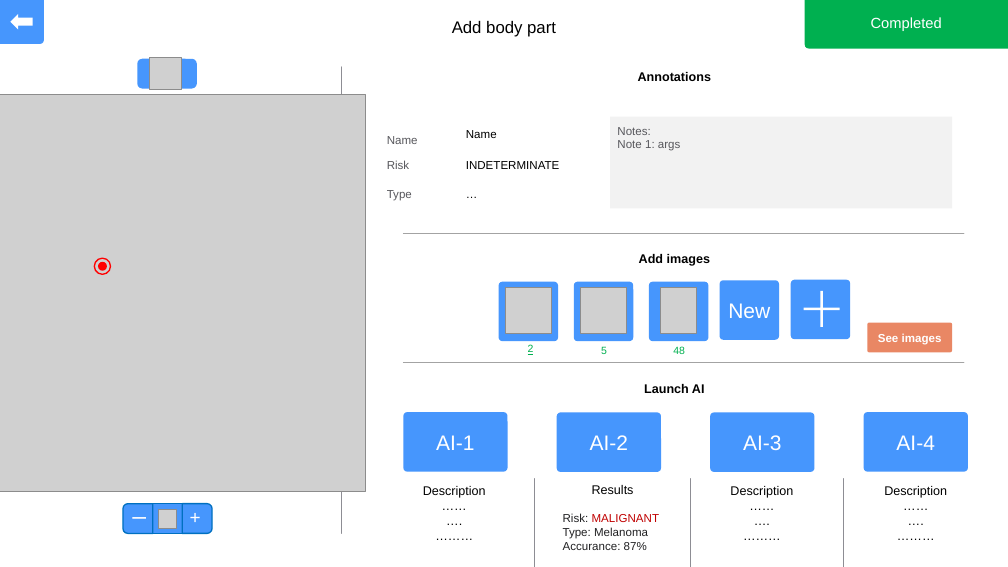
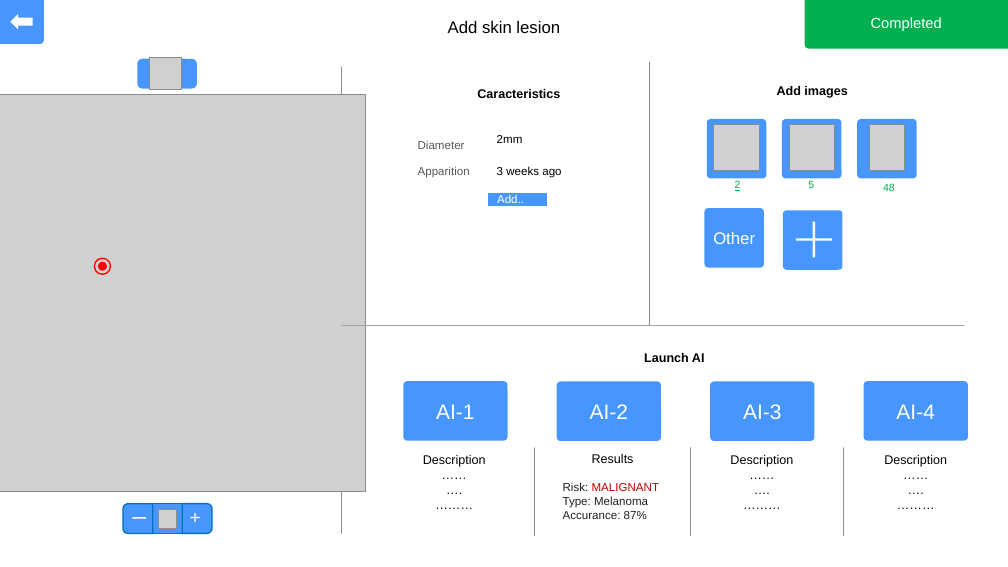
Before and after one commit to AgustinCartaya/SkinApplication, a slide deck: slide 10 of app model/Skin app.pptx. Drawn at 1008x567 pixels with LibreOffice and Linux fonts; fonts in the diff are those of the drawing; grey boxes stand for pictures; background and template pictures are left out. Boxes give left, top, right and bottom in pixels: in the first picture for what was removed or moved away, otherwise in the second. Text is boxed around its words. In the diff, an @@ line names an element or a change of style, - is before the commit and + after.

```diff
--- a/app model/Skin app.pptx
+++ b/app model/Skin app.pptx
@@ text at (448, 21, 560, 33): text changed @@
-Add body part
+Add skin lesion
@@ text at (477, 89, 560, 98): text changed @@
-Annotations
+Caracteristics
@@ line added from (650, 62) to (650, 326), #8D8D94 0.75 pt @@
@@ text "Add images": place and size @@
-text "Add images" at (639, 254, 710, 266)
+text "Add images" at (777, 86, 847, 98)
@@ rectangle removed at (610, 116, 952, 208) @@
-Notes:
-Note 1: args
@@ 3 rounded rectangles, 1 text: place and size @@
-3 rounded rectangles, 1 text at (499, 282, 709, 354)
+3 rounded rectangles, 1 text at (707, 119, 917, 188)
@@ table at (410, 122, 628, 214) @@
-row 1, column 1: Name
+row 1, column 1: Diameter
-row 1, column 2: Name
+row 1, column 2: 2mm
-row 2, column 1: Risk
+row 2, column 1: Apparition
-row 2, column 2: INDETERMINATE
+row 2, column 2: 3 weeks ago
-row 3, column 1: Type
+row 3, column 1: Add..
-row 3, column 2: …
+row 3, column 2: 
@@ table: place and size @@
-table at (380, 116, 598, 209)
+table at (410, 122, 628, 214)
@@ text "2": place and size @@
-text "2" at (528, 344, 534, 355)
+text "2" at (735, 180, 741, 191)
@@ 3 pictures, 1 text: place and size @@
-3 pictures, 1 text at (506, 287, 696, 354)
+3 pictures, 1 text at (714, 125, 905, 191)
@@ rounded rectangle "Other": place and size @@
-rounded rectangle "Other" at (720, 281, 780, 340)
+rounded rectangle "Other" at (705, 208, 765, 268)
@@ line removed from (404, 234) to (964, 234) @@
@@ text in rounded rectangle at (713, 232, 755, 244): text changed; size 20 to 16 pt @@
-New
+Other
@@ rounded rectangle: place and size @@
-rounded rectangle at (791, 280, 851, 340)
+rounded rectangle at (783, 210, 843, 270)
@@ plus: place and size @@
-plus at (804, 291, 839, 327)
+plus at (796, 222, 832, 257)
@@ line moved from (404, 362) - (964, 362) to (342, 326) - (965, 326) @@
@@ rounded rectangle removed at (867, 323, 952, 352) @@
-See images
@@ 5 texts, 4 rounded rectangles, 3 lines: place and size @@
-5 texts, 4 rounded rectangles, 3 lines at (404, 384, 968, 567)
+5 texts, 4 rounded rectangles, 3 lines at (404, 353, 968, 536)
```
Also in this commit, not shown: 24 other files.
